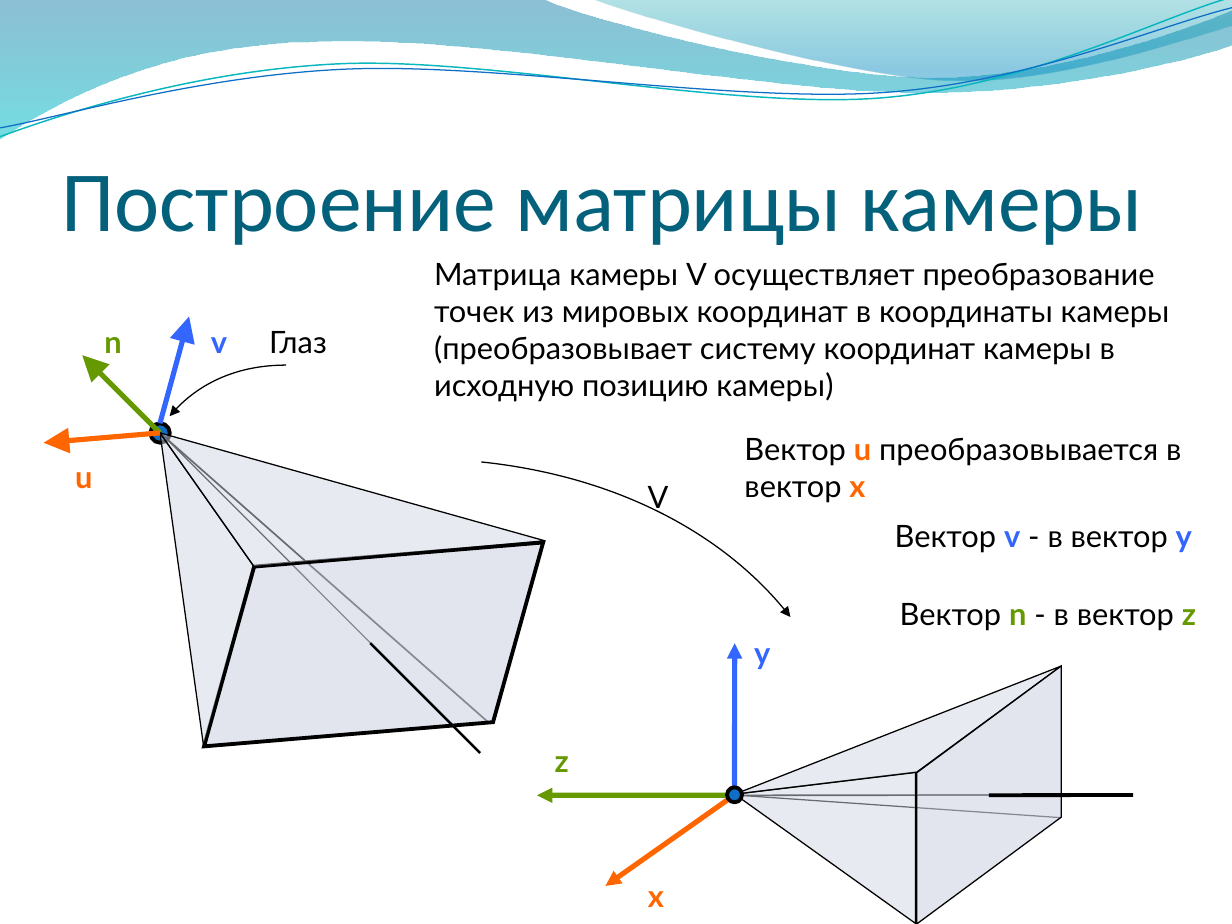
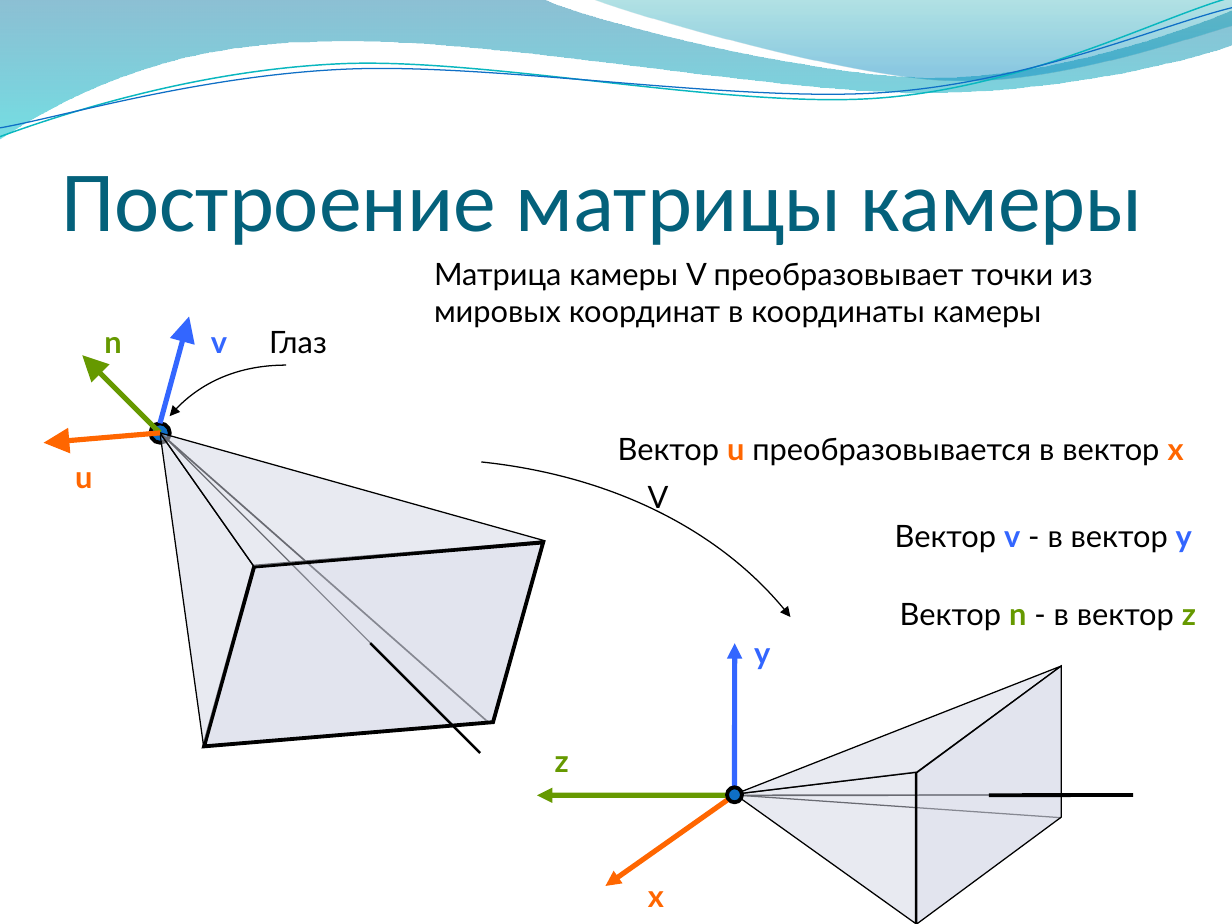
Before and after one commit to alexey-malov/cg-course, a slide deck: slide 121 of lectures/03 - Векторный анализ, трансформации и матрицы.pptx. Drawn at 1232x924 pixels with LibreOffice and Linux fonts; fonts in the diff are those of the drawing; background and template pictures are left out. Boxes give left, top, right and bottom in pixels: in the first picture for what was removed or moved away, otherwise in the second. Text is boxed around its words. In the diff, an @@ line names an element or a change of style, - is before the commit and + after.

Commit message:
Обновил презентацию по матрицам и векторам

```diff
--- a/lectures/03 - Векторный анализ, трансформации и матрицы.pptx
+++ b/lectures/03 - Векторный анализ, трансформации и матрицы.pptx
@@ text at (434,263,1093,328): text changed @@
-Матрица камеры V осуществляет преобразование точек из мировых координат в координаты камеры (преобразовывает систему координат камеры в исходную позицию камеры)
+Матрица камеры V преобразовывает точки из мировых координат в координаты камеры
@@ text "Вектор u преобразовывается в вектор ..." rewrapped from (744,437,1181,503) to (618,437,1184,466) @@
```
Also in this commit, not shown: 19 other slides changed, 1 slide removed.
